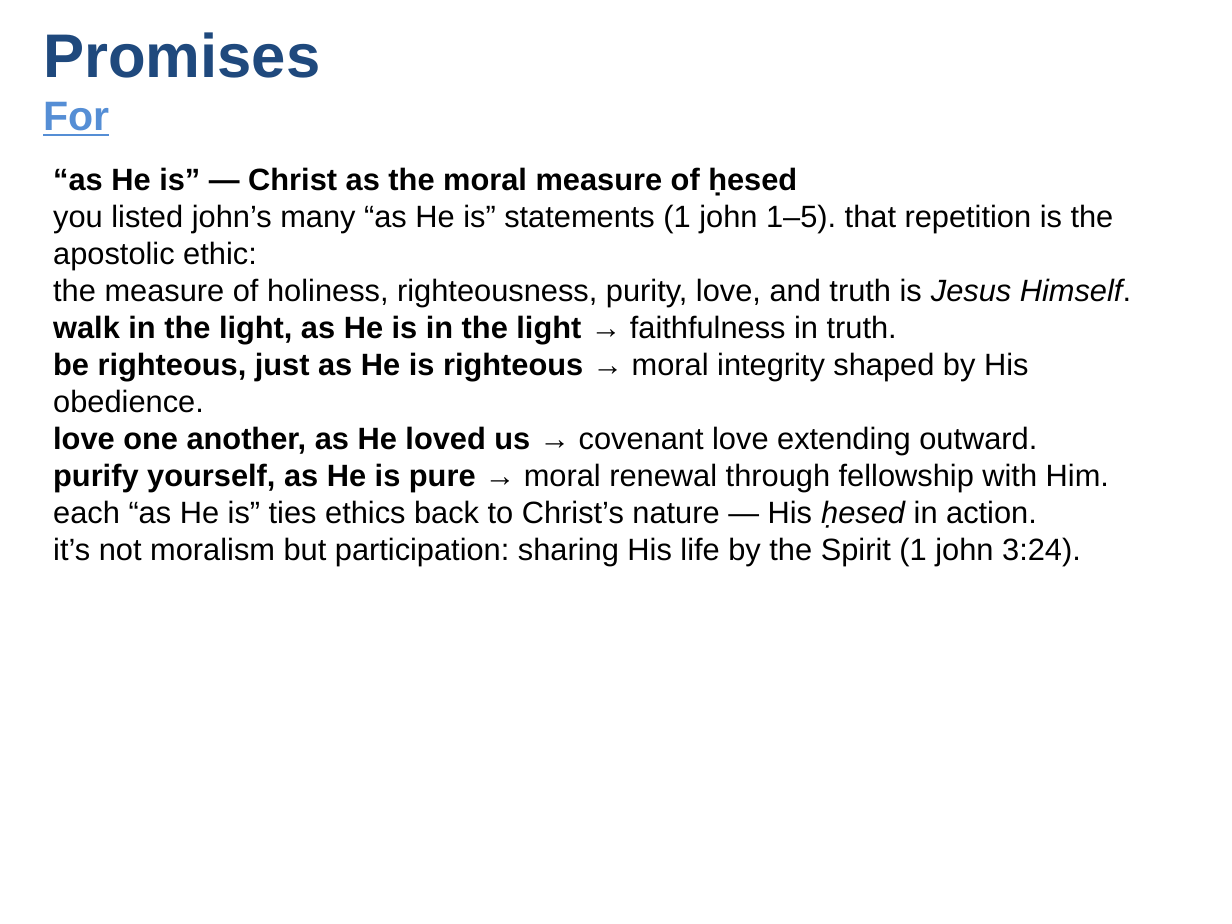
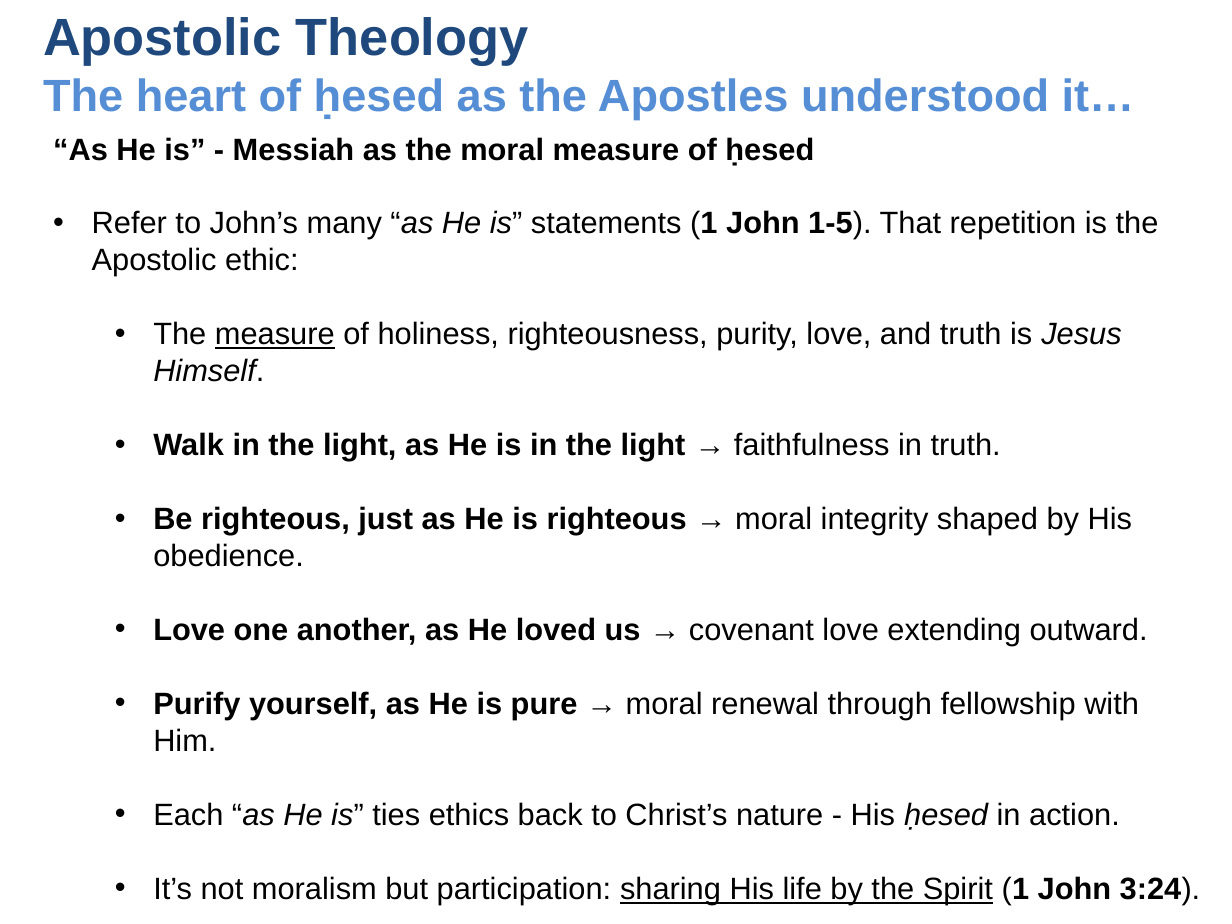
Before and after one commit to UsefulEngines/EvangelismPublic, a slide deck: slide 8 of 2025-Q4/Promises6/2025-11-09-Promises6.pptx. Drawn at 1232x924 pixels with LibreOffice and Linux fonts; fonts in the diff are those of the drawing. Boxes give left, top, right and bottom in pixels: in the first picture for what was removed or moved away, otherwise in the second. Text is boxed around its words. In the diff, an @@ line names an element or a change of style, - is before the commit and + after.

```diff
--- a/2025-Q4/Promises6/2025-11-09-Promises6.pptx
+++ b/2025-Q4/Promises6/2025-11-09-Promises6.pptx
@@ text added at (43, 17, 1135, 119), 26.4 pt, text #558ED5, bold @@
+Apostolic Theology
+The heart of ḥesed as the Apostles understood it…
@@ text removed at (43, 32, 320, 136) @@
-Promises
-For
@@ text at (53, 137, 1201, 904): text changed @@
-“as He is” — Christ as the moral measure of ḥesed
-you listed john’s many “as He is” statements (1 john 1–5). that repetition is the apostolic ethic:
-the measure of holiness, righteousness, purity, love, and truth is Jesus Himself.
-walk in the light, as He is in the light → faithfulness in truth.
-be righteous, just as He is righteous → moral integrity shaped by His obedience.
-love one another, as He loved us → covenant love extending outward.
-purify yourself, as He is pure → moral renewal through fellowship with Him.
-each “as He is” ties ethics back to Christ’s nature — His ḥesed in action.
-it’s not moralism but participation: sharing His life by the Spirit (1 john 3:24).
+“As He is” - Messiah as the moral measure of ḥesed
+• Refer to John’s many “as He is” statements (1 John 1-5). That repetition is the Apostolic ethic:
+  • The measure of holiness, righteousness, purity, love, and truth is Jesus Himself.
+  • Walk in the light, as He is in the light → faithfulness in truth.
+  • Be righteous, just as He is righteous → moral integrity shaped by His obedience.
+  • Love one another, as He loved us → covenant love extending outward.
+  • Purify yourself, as He is pure → moral renewal through fellowship with Him.
+  • Each “as He is” ties ethics back to Christ’s nature - His ḥesed in action.
+  • It’s not moralism but participation: sharing His life by the Spirit (1 John 3:24).
```
Also in this commit, not shown: 5 other slides changed, 1 other file.
